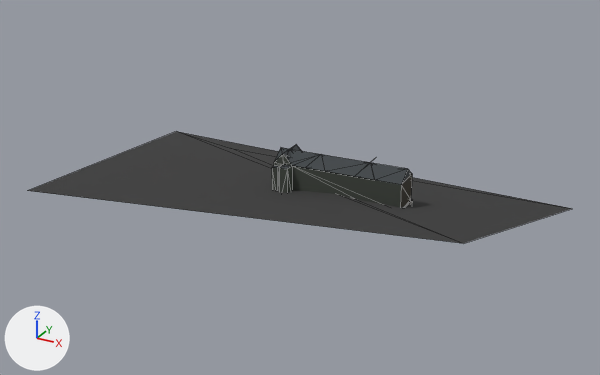
An edit to the glTF model public/twins/chatt/models/riverset-apartment-complex-bld-2.glb, drawn before and after from the same camera.
Before and after are seen from a 50 mm lens placed at (144.0, -256.0, 130.0), pointed at (-2.0, 9.0, -2.0). The lights are fixed; the arrows at lower left show +X, +Y and +Z. The picture after the commit comes second. Mesh edges are drawn as thin lines. Where no turn or scale is listed for an object, it has been applied to the vertices. Vertices at exactly the same position are counted once.
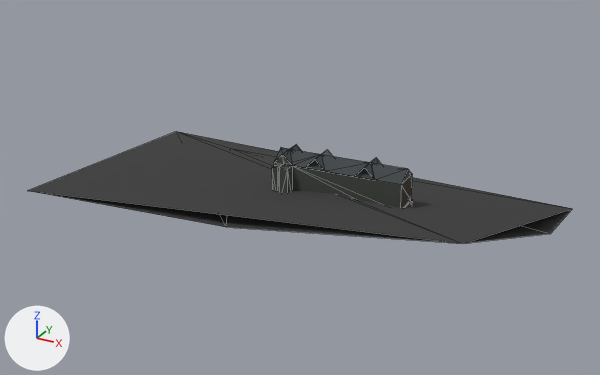
Where the newer file only moved an object's origin or applied its transform, the numbers keep the older frame.

Changed parts and their boxes (x1, y1, x2, y2) in the pictures (600 x 375 px; the box of a moved part takes in the faces that stretch with it):
'Mesh_0', reshaped: before (28, 132, 572, 243); after (28, 132, 572, 244)
'Mesh_1', reshaped: before (283, 144, 372, 163); after (283, 144, 381, 180)
part 1 of me_mesh_0, moved or reshaped (not visible before): after (31, 191, 572, 244)
part 2 of me_mesh_1, built on: before (283, 149, 291, 157); after (283, 149, 381, 180)

What the commit changed:
me_mesh_0 is used by ob_mesh_0; location (-4.8, 9.8, 2.4).
me_mesh_0 had 88 vertices, 176 faces and spanned x -98.0..98.0, y -55.0..55.0, z -15.0..15.0.
me_mesh_0 now has 90 vertices, 181 faces and spans x -98.0..98.0, y -55.0..55.0, z -15.0..15.0.
Part 1, on me_mesh_0:
42 faces are deleted.
10 vertices move within x 7.0..20.0, y -5.0..-4.0, z 1.0..11.0.
2 vertices are added at (2.0, -52.0, 0.0), (97.0, 22.0, -12.0).
47 new faces join them.
me_mesh_1 is used by ob_mesh_1; location (13.2, 0.0, 15.8).
me_mesh_1 had 16 vertices, 17 faces and spanned x -18.3..18.2, y -6.8..6.5, z -2.0..2.0.
me_mesh_1 now has 37 vertices, 35 faces and spans x -18.3..22.2, y -7.1..6.8, z -2.0..2.0.
Part 2, on me_mesh_1:
2 faces are deleted.
12 vertices are added at x -5.6..22.2, y -5.9..6.8, z -2.0..2.0.
9 new vertices lie (0.2, -5.6, 0.0) away from vertices in x -18.1..21.6, y -1.5..6.8, z -2.0..2.0.
20 new faces join them.
